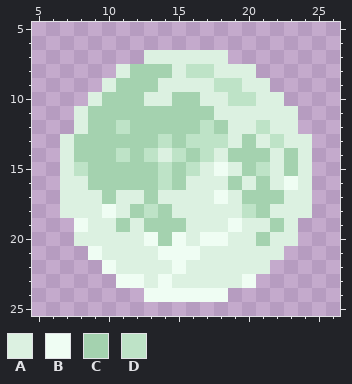
Pixel-art sprite: floor/processor/images/Panto2019/Finale/Moon_S.png. The picture above is the old version.
The file is 32x32 pixels. Shown: x 5..26, y 5..25.
Palette (. is transparent): A #dcf1e1  B #effdf3  C #a4d2af  D #bee3c7
Pixels before, first column x 7:
 7 ......AAAAAA......
 8 ....ACCCADDAAA....
 9 ...ACCCAAAADDAA...
10 ..ACCCAACCAADDAA..
11 .ACCCCCCCCCAAAAAA.
12 .ACCDCCCCCDCAADAA.
13 ACCCCCCDCDDDACADAA
14 ACCCDCDADCDACCCACA
15 ADCCCCCDCDABACDACA
16 AACCCCCDCAAACACABA
17 AAACAACAAAABACCCAA
18 AAABACDCAAAAADCAAA
19 .BAACACCCAAABAACA.
20 .AAAAABCBABBAACAA.
21 ..BAAAABBBAAAAAA..
22 ...BAAAABAAAAAA...
23 ....BBABAAAAAB....
24 ......BBBBBB......
New version:
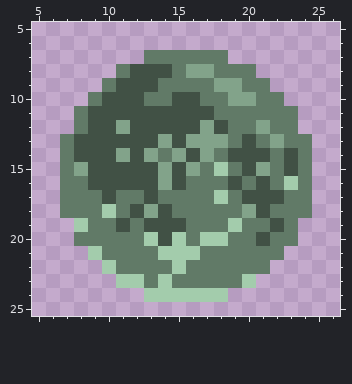
Difference:
colour A: #dcf1e1 -> #617a67
colour B: #effdf3 -> #a3ccac
colour C: #a4d2af -> #415145
colour D: #bee3c7 -> #82a38a
